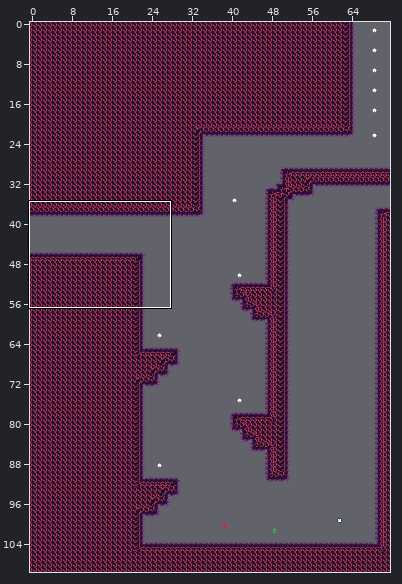
Tiled map: mapping_tools/tilemaps/fire1a.tmx. The first picture is a wide view before the edit; the outline marks the close-up.
Close-up. Old version:
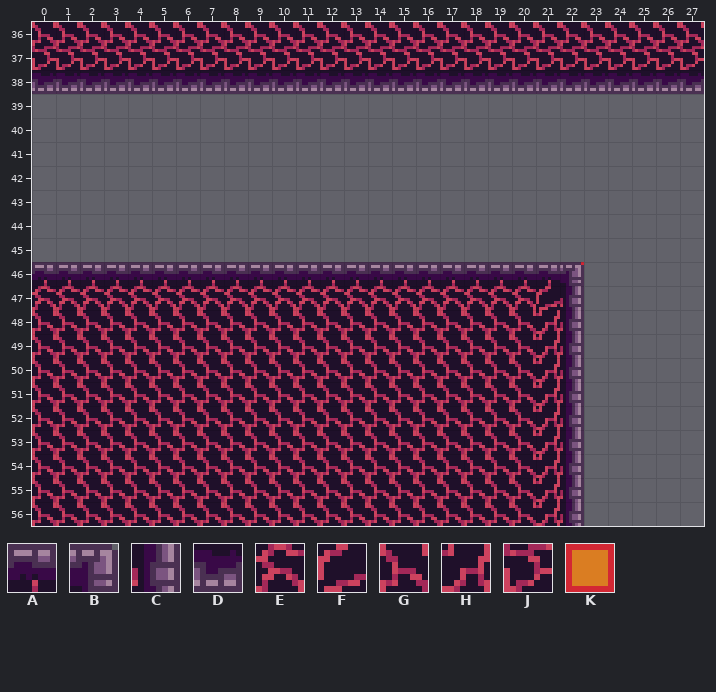
Cells are 8x8 px. Shown: x 0..27, y 36..56. The commit also changed other parts of the map, which this record leaves out.
Key: from "fire": A 1, B 2, C 15, D 27, E 50, F 51, G 63, H 64, J 76; from "tools": K 1 "ground".
_ is an empty cell.
Layers that did not change in this view are not listed.
Layer "map" before, first column x 0:
36 GGGGGGGGGGGGGGGGGGGGGGGGGGGG
37 JJJJJJJJJJJJJJJJJJJJJJJJJJJJ
38 DDDDDDDDDDDDDDDDDDDDDDDDDDDD
39 ____________________________
40 ____________________________
41 ____________________________
42 ____________________________
43 ____________________________
44 ____________________________
45 ____________________________
46 AAAAAAAAAAAAAAAAAAAAAAB_____
47 EEEEEEEEEEEEEEEEEEEEEFC_____
48 GGGGGGGGGGGGGGGGGGGGGHC_____
49 GGGGGGGGGGGGGGGGGGGGGHC_____
50 GGGGGGGGGGGGGGGGGGGGGHC_____
51 GGGGGGGGGGGGGGGGGGGGGHC_____
52 GGGGGGGGGGGGGGGGGGGGGHC_____
53 GGGGGGGGGGGGGGGGGGGGGHC_____
54 GGGGGGGGGGGGGGGGGGGGGHC_____
55 GGGGGGGGGGGGGGGGGGGGGHC_____
56 GGGGGGGGGGGGGGGGGGGGGHC_____
New version:
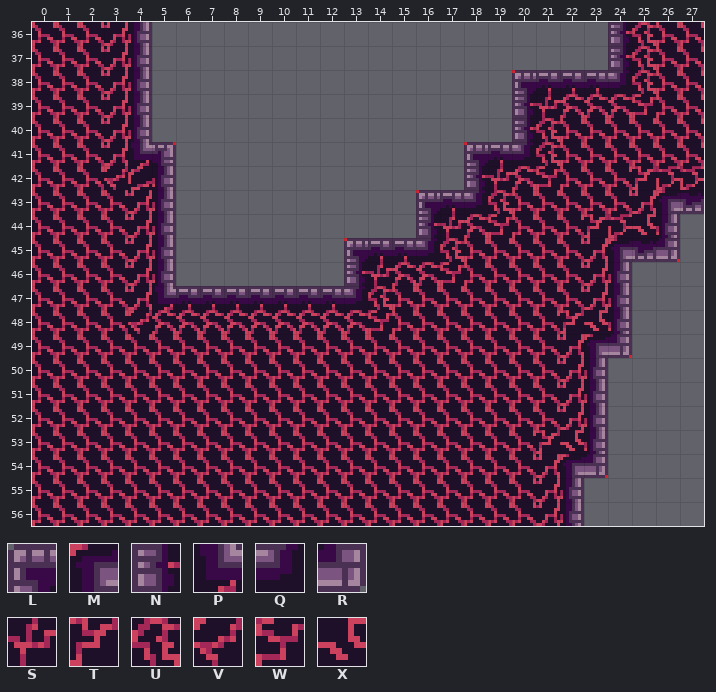
Further tiles: from "fire": L 0, M 3, N 13, P 16, Q 17, R 28, S 49, T 60, U 62, V 73, W 74, X 77.
Changes in this commit:
Changed rows in their new state; . is an unchanged cell.
Layer "draft":
first column x 5:
36 ___________________...
37 ___________________...
38 _______________.......
41 K............K........
43 ...........K..........
45 ........K............K
46 ._______..............
49 ...................K..
first column x 23:
54 K
Layer "map":
first column x 0:
36 ...HC___________________NU..
37 GGGHC___________________NUGG
38 GGGHC_______________LAAAQUGG
39 GGGHC...............NSEEEWGG
40 GGGHC...............NUGGGGGG
41 GGGHPB............LAQUGGGGGG
42 GGGVFC............NSEWGGGTJJ
43 GGGGHC..........LAQUGGGGGHMD
44 GGGGHC..........NSEWGGGTJXC.
45 GGGGHC.......LAAQUGGGGGHMDR.
46 GGGGHC_______NSEEWGGGGGHC...
47 GGGGHPAAAAAAAQUGGGGGGGGHC...
48 ....VEEEEEEEEEW......GTXC...
49 .....................GHMR...
50 .....................GHC....
51 .....................GHC....
52 .....................GHC....
53 .....................TXC....
54 ......................MR....
Pixel boxes of the changes (left, top, right, bottom) in both close-ups:
changed: (32, 22, 704, 478)
